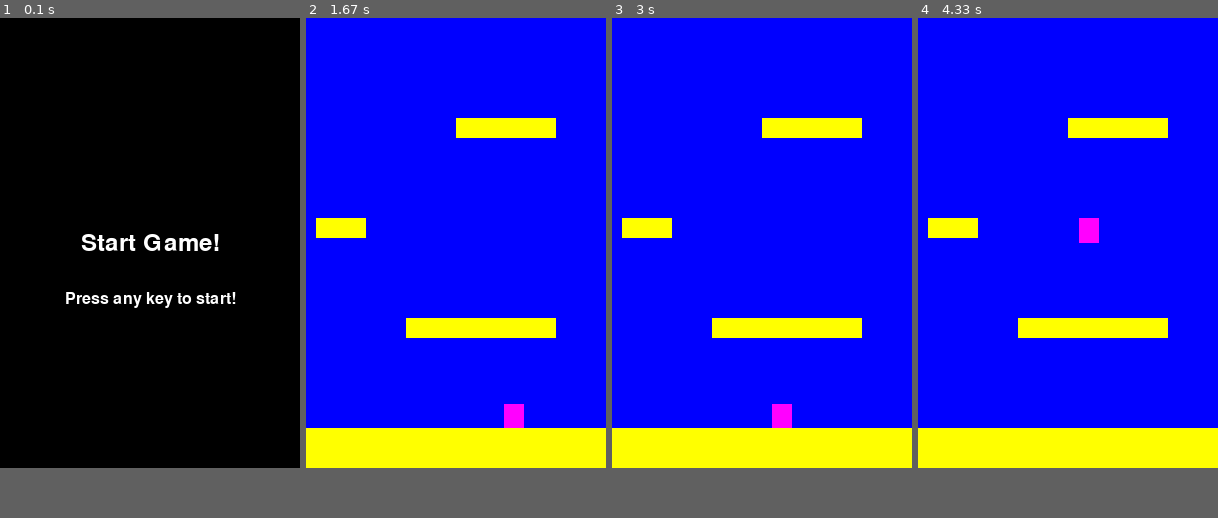
Above: before the commit, frames 1-4 (left to right).
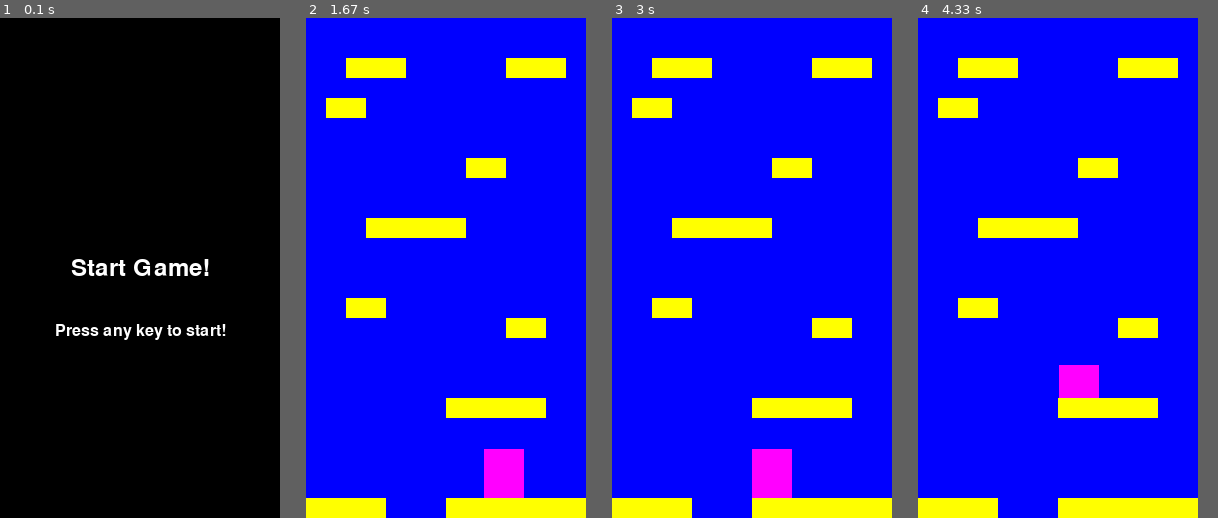
Above: after the commit, the same moments.

Repository: Calum-Johnston/pygame_2d_platformer
Game: pygame game, started from main.py
Same seed, same stepped clock (60 frames per second), same inputs: the game is played once before the commit and once after it.
Inputs:
- Up to frame 1 (0.1 s): no input
- Up to frame 2 (1.67 s): hold Right 0.33-0.8 s; hold Right 0.83-1.3 s; hold Left from 1.33 s (still down)
- Up to frame 3 (3 s): release Left at 1.87 s; hold Left 1.9-2.3 s; hold Right 2.33-2.97 s
- Up to frame 4 (4.33 s): tap Space at 3, 3.4, 3.7, 3.9, 4.2 s; hold Left 3.33-3.8 s; hold Right 3.83-4.3 s
In our replay, the window is 300x450 before the commit and 280x500 after it. These sizes can differ from the game's own. Grey fills any space a smaller window leaves; there, only what the larger window draws over its background counts as a difference.

The runs differ from the first frame. In frame 1, 3.0% of the frame differs, in the area x 18-79%, y 43-65%; in frame 2, 21%; in frame 3, 21%; in frame 4, 21%, in the area x 0-100%, y 8-100%.

Commit message:
HUGE UPDATE - Platform loading added (based on prewritten files)

Diff:
--- a/camera.py
+++ b/camera.py
@@ -4,3 +4,14 @@
 class Camera():
 
     def __init__(self):
+        self.distanceMoved = 0
+
+    def update(self, player, objects):
+        # Move camera upward if player is moving update
+        if player.rect.top <= HEIGHT * 0.25:
+            player.position.y += abs(player.velocity.y)
+            for obj in objects:
+                obj.rect.y += abs(player.velocity.y)
+                if obj.rect.top >= HEIGHT:
+                    obj.kill()
+            self.distanceMoved += abs(player.velocity.y)
--- a/main.py
+++ b/main.py
@@ -3,6 +3,9 @@
 import pygame
 from settings import *
 from sprites import Player, Platform
+from camera import Camera
+import random as rd
+import math
 
 # Defines global variables
 global screen
@@ -18,33 +21,44 @@
 screen = pygame.display.set_mode((WIDTH,HEIGHT))
 clock = pygame.time.Clock()
 
+easy = []
+medium = []
+hard = []
+
+for x in range(1, 6):
+    with open("sections/easy/easy_%i.txt" % x) as textFile:
+        easy.append([line.split() for line in textFile])
+    with open("sections/medium/medium_%i.txt" % x) as textFile:
+        medium.append([line.split() for line in textFile])
+    with open("sections/hard/hard_%i.txt" % x) as textFile:
+        hard.append([line.split() for line in textFile])
+
+
+
+
 
 class Game:
     """ Constructor. Create all our attributes and initialize
         the game. """
     def __init__(self):
         self.score = 0
+        self.fileAmountRead = 1
+        self.fileAmountToRead = 25
 
         # Define groups
-        self.all_sprites = pygame.sprite.Group()
         self.player_sprites = pygame.sprite.Group()
         self.platform_sprites = pygame.sprite.Group()
 
         # Define player
-        self.player = Player(WIDTH / 2, HEIGHT - 40, 20, 25, self)
-        self.all_sprites.add(self.player)
+        self.player = Player(WIDTH / 2, HEIGHT - 40, 40, 50, self)
         self.player_sprites.add(self.player)
 
-        # Define platforms
-        self.pt = Platform(0, HEIGHT-40, WIDTH, 40, self.player)
-        self.all_sprites.add(self.pt)
-        self.platform_sprites.add(self.pt)
+        # Define starting platforms
+        self.loadNewPlatforms(True)
+        self.loadNewPlatforms(False)
 
-        platforms = [[100, 300, 150, 20], [10, 200, 50, 20], [150, 100, 100, 20]]
-        for pt in platforms:
-            self.newPt = Platform(*pt, self.player)
-            self.all_sprites.add(self.newPt)
-            self.platform_sprites.add(self.newPt)
+        # Create the camera
+        self.camera = Camera()
 
         self.run()
 
@@ -70,25 +84,46 @@
     """ This method is run each time through the frame. It
         updates positions and checks for collisions. """
     def update(self):
-        self.all_sprites.update()
-
-        # Scroll the screen (done here for simplicity)
-        if(self.player.rect.top <= HEIGHT * 0.25):
-            self.player.pos.y += abs(self.player.velocity.y)
-            for pt in self.platform_sprites:
-                pt.rect.y += abs(self.player.velocity.y)
-                if(pt.rect.top >= HEIGHT):
-                    pt.kill()
+        # Update player sprite and then camera
+        self.player_sprites.update()
+        self.camera.update(self.player, self.platform_sprites)
 
         # If player falls out of the screen, end game
         if(self.player.rect.top > HEIGHT):
             self.gameinstance = False
 
+        if self.camera.distanceMoved > HEIGHT:
+            self.loadNewPlatforms(False)
+            self.camera.distanceMoved = 0
+
+    def loadNewPlatforms(self, direct):
+        if(direct):
+            new_Section = easy[0]
+        else:
+            new_Section = easy[0]
+            #(Randomly select it)
+
+        start_X = 0; start_Y = 0; width_pt = 0
+        for y in range(0, len(new_Section) - 1) :
+            for x in range(0, len(new_Section[y][0]) - 1):
+                if(new_Section[y][0][x] != "#"):
+                    if(new_Section[y][0][x] == "x" and new_Section[y][0][x - 1] != "x"):
+                        start_X  = x * 20 - 20; start_Y = y * 20 - 20
+                    if(new_Section[y][0][x] == "x" and new_Section[y][0][x + 1] != "x"):
+                        width_pt = (x * 20) - start_X
+                        if(direct):
+                            self.pt = Platform(start_X, start_Y, width_pt, 20, self.player)
+                        else:
+                            self.pt = Platform(start_X, start_Y - HEIGHT, width_pt, 20, self.player)
+                        self.platform_sprites.add(self.pt)
+
+
 
     """ Display everything to the screen for the game. """
     def draw(self):
         screen.fill(BLUE)
-        self.all_sprites.draw(screen)
+        self.player_sprites.draw(screen)
+        self.platform_sprites.draw(screen)
         pygame.display.flip()
 
 
@@ -125,9 +160,7 @@
                 if event.type == pygame.QUIT:
                     self.wait = False
                     running = False
-                    print(running)
                 if event.type == pygame.KEYUP:
-                    print("hi")
                     self.wait = False
             clock.tick(FPS)
 
--- /dev/null
+++ b/sections/easy/easy_1.txt
@@ -0,0 +1,27 @@
+################
+#--------------#
+#--------------#
+#--xxx-----xxx-#
+#--------------#
+#-xx-----------#
+#--------------#
+#--------------#
+#--------xx----#
+#--------------#
+#--------------#
+#---xxxxx------#
+#--------------#
+#--------------#
+#--------------#
+#--xx----------#
+#----------xx--#
+#--------------#
+#--------------#
+#--------------#
+#-------xxxxx--#
+#--------------#
+#--------------#
+#--------------#
+#--------------#
+#xxxx---xxxxxxx#
+################
--- /dev/null
+++ b/sections/easy/easy_2.txt
@@ -0,0 +1,27 @@
+################
+#--------------#
+#--------------#
+#--------------#
+#--------------#
+#--------------#
+#--------------#
+#--------------#
+#--------------#
+#--------------#
+#--------------#
+#--------------#
+#--------------#
+#--------------#
+#--------------#
+#--------------#
+#--------------#
+#--------------#
+#--------------#
+#--------------#
+#--------------#
+#--------------#
+#--------------#
+#--------------#
+#--------------#
+#--------------#
+################
--- /dev/null
+++ b/sections/easy/easy_3.txt
@@ -0,0 +1,27 @@
+################
+#--------------#
+#--------------#
+#--------------#
+#--------------#
+#--------------#
+#--------------#
+#--------------#
+#--------------#
+#--------------#
+#--------------#
+#--------------#
+#--------------#
+#--------------#
+#--------------#
+#--------------#
+#--------------#
+#--------------#
+#--------------#
+#--------------#
+#--------------#
+#--------------#
+#--------------#
+#--------------#
+#--------------#
+#--------------#
+################
--- /dev/null
+++ b/sections/easy/easy_4.txt
@@ -0,0 +1,27 @@
+################
+#--------------#
+#--------------#
+#--------------#
+#--------------#
+#--------------#
+#--------------#
+#--------------#
+#--------------#
+#--------------#
+#--------------#
+#--------------#
+#--------------#
+#--------------#
+#--------------#
+#--------------#
+#--------------#
+#--------------#
+#--------------#
+#--------------#
+#--------------#
+#--------------#
+#--------------#
+#--------------#
+#--------------#
+#--------------#
+################
--- /dev/null
+++ b/sections/easy/easy_5.txt
@@ -0,0 +1,27 @@
+################
+#--------------#
+#--------------#
+#--------------#
+#--------------#
+#--------------#
+#--------------#
+#--------------#
+#--------------#
+#--------------#
+#--------------#
+#--------------#
+#--------------#
+#--------------#
+#--------------#
+#--------------#
+#--------------#
+#--------------#
+#--------------#
+#--------------#
+#--------------#
+#--------------#
+#--------------#
+#--------------#
+#--------------#
+#--------------#
+################
--- /dev/null
+++ b/sections/empty_map.txt
@@ -0,0 +1,27 @@
+################
+#--------------#
+#--------------#
+#--------------#
+#--------------#
+#--------------#
+#--------------#
+#--------------#
+#--------------#
+#--------------#
+#--------------#
+#--------------#
+#--------------#
+#--------------#
+#--------------#
+#--------------#
+#--------------#
+#--------------#
+#--------------#
+#--------------#
+#--------------#
+#--------------#
+#--------------#
+#--------------#
+#--------------#
+#--------------#
+################
--- /dev/null
+++ b/sections/hard/hard_1.txt
@@ -0,0 +1,27 @@
+################
+#--------------#
+#--------------#
+#--------------#
+#--------------#
+#--------------#
+#--------------#
+#--------------#
+#--------------#
+#--------------#
+#--------------#
+#--------------#
+#--------------#
+#--------------#
+#--------------#
+#--------------#
+#--------------#
+#--------------#
+#--------------#
+#--------------#
+#--------------#
+#--------------#
+#--------------#
+#--------------#
+#--------------#
+#--------------#
+################
--- /dev/null
+++ b/sections/hard/hard_2.txt
@@ -0,0 +1,27 @@
+################
+#--------------#
+#--------------#
+#--------------#
+#--------------#
+#--------------#
+#--------------#
+#--------------#
+#--------------#
+#--------------#
+#--------------#
+#--------------#
+#--------------#
+#--------------#
+#--------------#
+#--------------#
+#--------------#
+#--------------#
+#--------------#
+#--------------#
+#--------------#
+#--------------#
+#--------------#
+#--------------#
+#--------------#
+#--------------#
+################
--- /dev/null
+++ b/sections/hard/hard_3.txt
@@ -0,0 +1,27 @@
+################
+#--------------#
+#--------------#
+#--------------#
+#--------------#
+#--------------#
+#--------------#
+#--------------#
+#--------------#
+#--------------#
+#--------------#
+#--------------#
+#--------------#
+#--------------#
+#--------------#
+#--------------#
+#--------------#
+#--------------#
+#--------------#
+#--------------#
+#--------------#
+#--------------#
+#--------------#
+#--------------#
+#--------------#
+#--------------#
+################
--- /dev/null
+++ b/sections/hard/hard_4.txt
@@ -0,0 +1,27 @@
+################
+#--------------#
+#--------------#
+#--------------#
+#--------------#
+#--------------#
+#--------------#
+#--------------#
+#--------------#
+#--------------#
+#--------------#
+#--------------#
+#--------------#
+#--------------#
+#--------------#
+#--------------#
+#--------------#
+#--------------#
+#--------------#
+#--------------#
+#--------------#
+#--------------#
+#--------------#
+#--------------#
+#--------------#
+#--------------#
+################
--- /dev/null
+++ b/sections/hard/hard_5.txt
@@ -0,0 +1,27 @@
+################
+#--------------#
+#--------------#
+#--------------#
+#--------------#
+#--------------#
+#--------------#
+#--------------#
+#--------------#
+#--------------#
+#--------------#
+#--------------#
+#--------------#
+#--------------#
+#--------------#
+#--------------#
+#--------------#
+#--------------#
+#--------------#
+#--------------#
+#--------------#
+#--------------#
+#--------------#
+#--------------#
+#--------------#
+#--------------#
+################
--- /dev/null
+++ b/sections/medium/medium_1.txt
@@ -0,0 +1,27 @@
+################
+#--------------#
+#--------------#
+#--------------#
+#--------------#
+#--------------#
+#--------------#
+#--------------#
+#--------------#
+#--------------#
+#--------------#
+#--------------#
+#--------------#
+#--------------#
+#--------------#
+#--------------#
+#--------------#
+#--------------#
+#--------------#
+#--------------#
+#--------------#
+#--------------#
+#--------------#
+#--------------#
+#--------------#
+#--------------#
+################
--- /dev/null
+++ b/sections/medium/medium_2.txt
@@ -0,0 +1,27 @@
+################
+#--------------#
+#--------------#
+#--------------#
+#--------------#
+#--------------#
+#--------------#
+#--------------#
+#--------------#
+#--------------#
+#--------------#
+#--------------#
+#--------------#
+#--------------#
+#--------------#
+#--------------#
+#--------------#
+#--------------#
+#--------------#
+#--------------#
+#--------------#
+#--------------#
+#--------------#
+#--------------#
+#--------------#
+#--------------#
+################
--- /dev/null
+++ b/sections/medium/medium_3.txt
@@ -0,0 +1,27 @@
+################
+#--------------#
+#--------------#
+#--------------#
+#--------------#
+#--------------#
+#--------------#
+#--------------#
+#--------------#
+#--------------#
+#--------------#
+#--------------#
+#--------------#
+#--------------#
+#--------------#
+#--------------#
+#--------------#
+#--------------#
+#--------------#
+#--------------#
+#--------------#
+#--------------#
+#--------------#
+#--------------#
+#--------------#
+#--------------#
+################
--- /dev/null
+++ b/sections/medium/medium_4.txt
@@ -0,0 +1,27 @@
+################
+#--------------#
+#--------------#
+#--------------#
+#--------------#
+#--------------#
+#--------------#
+#--------------#
+#--------------#
+#--------------#
+#--------------#
+#--------------#
+#--------------#
+#--------------#
+#--------------#
+#--------------#
+#--------------#
+#--------------#
+#--------------#
+#--------------#
+#--------------#
+#--------------#
+#--------------#
+#--------------#
+#--------------#
+#--------------#
+################
--- /dev/null
+++ b/sections/medium/medium_5.txt
@@ -0,0 +1,27 @@
+################
+#--------------#
+#--------------#
+#--------------#
+#--------------#
+#--------------#
+#--------------#
+#--------------#
+#--------------#
+#--------------#
+#--------------#
+#--------------#
+#--------------#
+#--------------#
+#--------------#
+#--------------#
+#--------------#
+#--------------#
+#--------------#
+#--------------#
+#--------------#
+#--------------#
+#--------------#
+#--------------#
+#--------------#
+#--------------#
+################
--- a/settings.py
+++ b/settings.py
@@ -1,14 +1,15 @@
 # Game settings
 Title = "University Project"
-WIDTH = 300
-HEIGHT = 450
+WIDTH = 280
+HEIGHT = 500
 FPS = 60
+MAX_PLATFORMS_WITHIN_JUMP = 3
+MAX_DISTANCE_UP = 130
 
 # Player settings
 PLAYER_ACCELERATION = 0.5
 PLAYER_FRICTION = -0.12
 PLAYER_GRAVITY = 0.5
-
 
 # Colours
 WHITE = (255, 255, 255)
--- a/sprites.py
+++ b/sprites.py
@@ -21,7 +21,7 @@
         self.rect.midbottom = (player_X, player_Y)
 
         # Define initial position, velocity, acceleration for player
-        self.pos = self.rect.midbottom
+        self.position = vec(self.rect.midbottom)
         self.velocity = vec(0, 0)
         self.acceleration = vec(0, 0)
 
@@ -43,33 +43,32 @@
         self.velocity += self.acceleration
 
         # Calculate the new position (could remove acceleration part)
-        self.pos += self.velocity + 0.5 * self.acceleration
+        self.position += self.velocity + 0.5 * self.acceleration
 
         # Player wraps around the screen if out of bounds
-        if(self.pos.x > WIDTH):
-            self.pos.x = 0
-        if(self.pos.x < 0):
-            self.pos.x = WIDTH
+        if(self.position.x > WIDTH):
+            self.position.x = 0
+        if(self.position.x < 0):
+            self.position.x = WIDTH
 
         #Check for collison (only if falling - prevents glitching to platforms)
         if(self.velocity.y > 0):  # y velocity > 0 means we're moving downnward
             collision = pygame.sprite.spritecollide(self, self.game.platform_sprites, False)
             if(collision):
                 self.platform = collision[0]
-                self.pos.y = self.platform.rect.top + 1
+                self.position.y = self.platform.rect.top + 1
                 self.velocity.y = 0
 
         # Updates player position (keep track of bottom, since this is used in collisons)
-        self.rect.midbottom = self.pos
+        self.rect.midbottom = self.position
 
     def jump(self):
         self.rect.y += 1
         collision = pygame.sprite.spritecollide(self, self.game.platform_sprites, False)
         self.rect.y -= 1
-        print(self.velocity.y)
         # If the player is on an object and not already in motion
         if(collision and self.velocity.y == 0):
-            self.velocity.y = -12
+            self.velocity.y = -13
 
 
 
@@ -84,11 +83,11 @@
 
         # Fetch the rectangle object that has the dimensions of the image.
         self.rect = self.image.get_rect()
-        self.rect.x = plat_X
-        self.rect.y = plat_Y
+        self.rect.topleft = (plat_X, plat_Y)
 
         # Define player (for use in scrolling the screen)
         self.player = player
+
 
 
 ''' ENEMY SPRITE (child of SceneObject) '''
